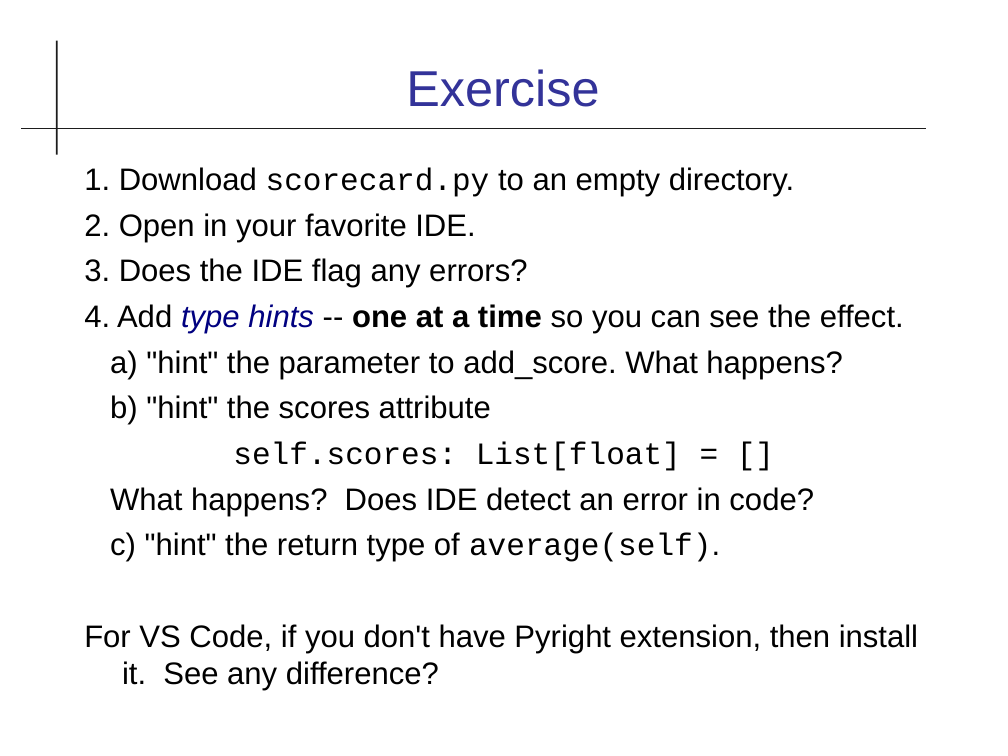
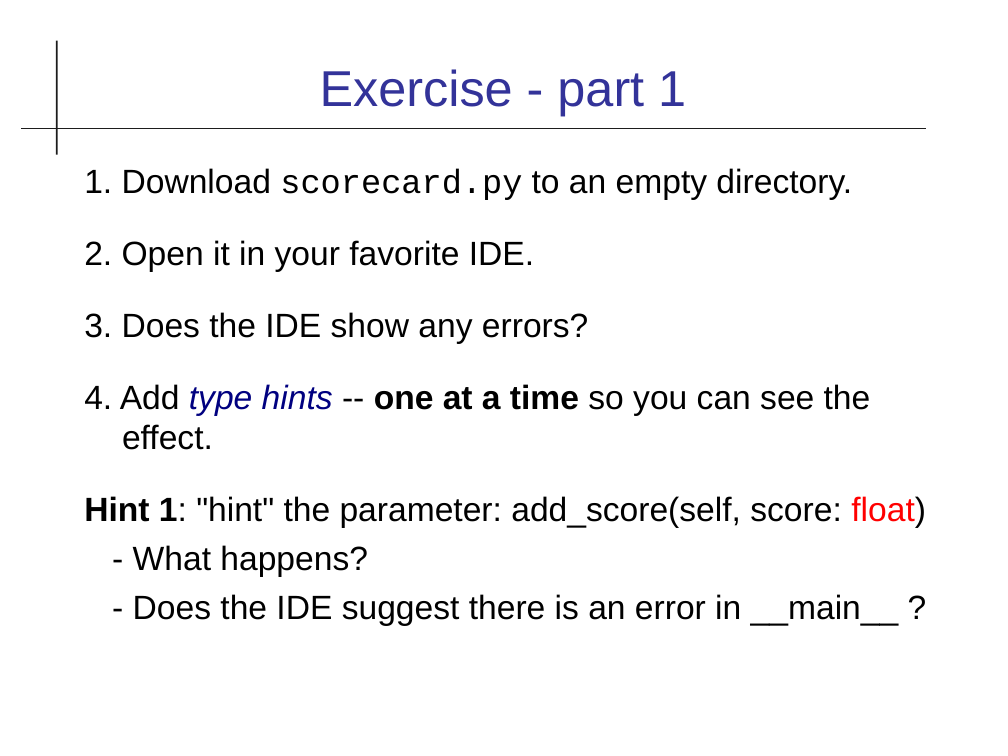
Before and after one commit to cpske/ISP, a slide deck: slide 19 of code-quality/Type-Checking.odp (slide 16 before the commit). Drawn at 1008x756 pixels with LibreOffice and Linux fonts; fonts in the diff are those of the drawing. Boxes give left, top, right and bottom in pixels: in the first picture for what was removed or moved away, otherwise in the second. Text is boxed around its words. In the diff, an @@ line names an element or a change of style, - is before the commit and + after.

Commit message:
revise type hints and type checking stuff

```diff
--- a/code-quality/Type-Checking.odp
+++ b/code-quality/Type-Checking.odp
@@ title at (320, 69, 686, 116): text changed @@
-Exercise
+Exercise - part 1
@@ text at (84, 168, 871, 450): size 22.2 to 24 pt in "1. Download scorecard.py to an empty directory.", "4. Add type hints -- one at ..."; more space between paragraphs @@
@@ text at (84, 240, 588, 344): text changed; size 22.2 to 24 pt @@
-2. Open in your favorite IDE.
-3. Does the IDE flag any errors?
+2. Open it in your favorite IDE.
+3. Does the IDE show any errors?
@@ text at (84, 496, 926, 626): text changed; size 22.2 to 24 pt @@
-a) "hint" the parameter to add_score. What happens?
-b) "hint" the scores attribute
-self.scores: List[float] = []
-What happens? Does IDE detect an error in code?
-c) "hint" the return type of average(self).
-For VS Code, if you don't have Pyright extension, then install it. See any difference?
+Hint 1: "hint" the parameter: add_score(self, score: float)
+- What happens?
+- Does the IDE suggest there is an error in __main__ ?
```
Also in this commit, not shown: 17 other slides changed, 6 slides added, 11 other files.
